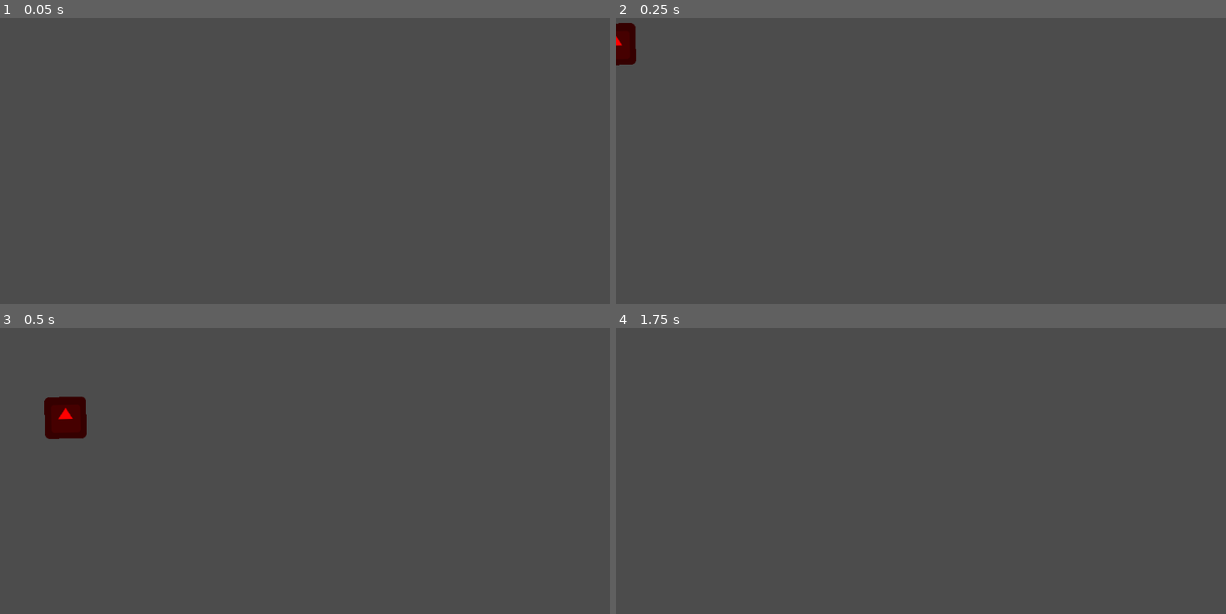
Above: before the commit, frames 1-4 (two rows, left to right).
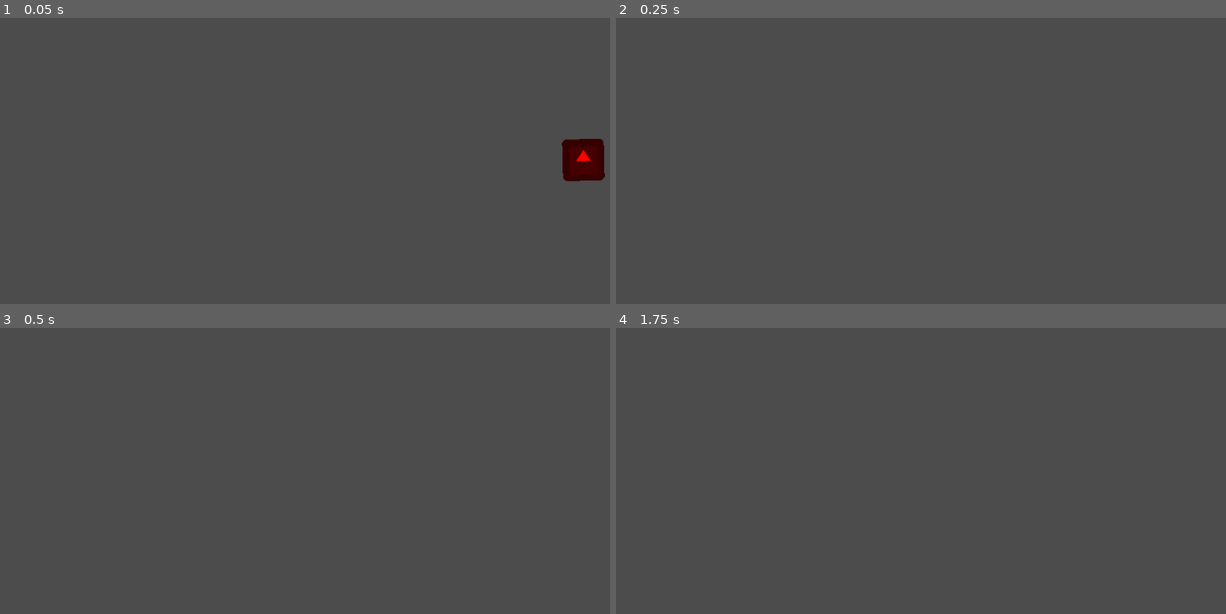
Above: after the commit, the same moments.

Repository: patan3/banana
Game: Godot game, scene res://Template1_2dCharacter/src/Enemy/EnemyPath2D.tscn
Two runs of this game, one before a commit and one after it. Both use one fixed random seed, a clock stepped at 60 frames per second and the inputs below. The project has no main scene, so this scene is started directly. The engine's default icon, where the game draws it, is replaced by a stand-in: a white triangle on a blue panel in a dark square.
Inputs (mouse positions are in pixels of both pictures, inside the frame that each line leads up to):
- Up to frame 1 (0.05 s): no input
- Up to frame 2 (0.25 s): no input
- Up to frame 3 (0.5 s): no input
- Up to frame 4 (1.75 s): move the mouse to (914, 496) at 0.52 s; hold W (up) 0.53-1.28 s; hold D (right) from 0.53 s (still down); move the mouse to (1146, 476) at 1.27 s; tap Space (slide) at 1.35 s; tap W (up) at 1.52, 1.55 s

The runs differ from the first frame. In frame 1, 1.0% of the frame differs, in the area x 92-100%, y 42-58%; in frame 2, 0.5%; in frame 3, 1.0%, in the area x 7-15%, y 23-39%; in frame 4, nothing differs.

Commit message:
Updated Player & Enemy Logic

Diff:
--- a/Template1_2dCharacter/src/Enemy/EnemyTmp.gd
+++ b/Template1_2dCharacter/src/Enemy/EnemyTmp.gd
@@ -4,20 +4,28 @@
 
 export var speed = Vector2(400,400)
 
+onready var _initial_position: = global_position
+
+onready var animation_player: AnimationPlayer = get_node("AnimationPlayer")
+
 
 export var is_active: bool = true setget set_is_active
 
 func _ready():
-	connect("body_entered", self, "_on_EnemyTmp_body_entered")
+	connect("area_entered", self, "_on_EnemyTmp_area_entered")
+	animation_player.connect("animation_finished", self, "_on_AnimationPlayer_animation_finished")
 
 
 func _physics_process(delta):
-	position += speed * delta
+	position += _initial_position + speed * delta
 
 
+func _on_AnimationPlayer_animation_finished(anim_name: String):
+	if anim_name == "flip":
+		queue_free()
 
-func _on_EnemyTmp_body_entered(body: Node):
-	if body.name == "Player":
+func _on_EnemyTmp_area_entered(area: Area2D):
+	if area.name == "EnemyDetector":
 		emit_signal("player_entered")
 		is_active = false
 
--- a/Template1_2dCharacter/src/Enemy/EnemyTmp.tscn
+++ b/Template1_2dCharacter/src/Enemy/EnemyTmp.tscn
@@ -1,10 +1,81 @@
-[gd_scene load_steps=4 format=2]
+[gd_scene load_steps=7 format=2]
 
 [ext_resource path="res://icon.png" type="Texture" id=1]
 [ext_resource path="res://Template1_2dCharacter/src/Enemy/EnemyTmp.gd" type="Script" id=2]
 
 [sub_resource type="CircleShape2D" id=1]
 radius = 46.0109
+
+[sub_resource type="Animation" id=2]
+length = 0.001
+tracks/0/type = "value"
+tracks/0/path = NodePath("Sprite:rotation_degrees")
+tracks/0/interp = 1
+tracks/0/loop_wrap = true
+tracks/0/imported = false
+tracks/0/enabled = true
+tracks/0/keys = {
+"times": PoolRealArray( 0 ),
+"transitions": PoolRealArray( 1 ),
+"update": 0,
+"values": [ 0.0 ]
+}
+tracks/1/type = "value"
+tracks/1/path = NodePath("Sprite:position")
+tracks/1/interp = 1
+tracks/1/loop_wrap = true
+tracks/1/imported = false
+tracks/1/enabled = true
+tracks/1/keys = {
+"times": PoolRealArray( 0 ),
+"transitions": PoolRealArray( 1 ),
+"update": 0,
+"values": [ Vector2( 0, 0 ) ]
+}
+
+[sub_resource type="Animation" id=3]
+resource_name = "flip"
+length = 0.75
+tracks/0/type = "value"
+tracks/0/path = NodePath("Sprite:rotation_degrees")
+tracks/0/interp = 1
+tracks/0/loop_wrap = true
+tracks/0/imported = false
+tracks/0/enabled = true
+tracks/0/keys = {
+"times": PoolRealArray( 0, 0.5 ),
+"transitions": PoolRealArray( -2, 1 ),
+"update": 0,
+"values": [ 0.0, -42.7893 ]
+}
+tracks/1/type = "value"
+tracks/1/path = NodePath("Sprite:position")
+tracks/1/interp = 1
+tracks/1/loop_wrap = true
+tracks/1/imported = false
+tracks/1/enabled = true
+tracks/1/keys = {
+"times": PoolRealArray( 0, 0.3, 0.5, 0.7 ),
+"transitions": PoolRealArray( -2, 1, -2, 1 ),
+"update": 0,
+"values": [ Vector2( 0, 0 ), Vector2( 0, -62 ), Vector2( 0, -51 ), Vector2( 0, -62 ) ]
+}
+
+[sub_resource type="Animation" id=4]
+resource_name = "idle"
+loop = true
+tracks/0/type = "value"
+tracks/0/path = NodePath("Sprite:position")
+tracks/0/interp = 1
+tracks/0/loop_wrap = true
+tracks/0/imported = false
+tracks/0/enabled = true
+tracks/0/keys = {
+"times": PoolRealArray( 0, 0.5 ),
+"transitions": PoolRealArray( -2, 2 ),
+"update": 0,
+"values": [ Vector2( 0, 0 ), Vector2( 0, -16 ) ]
+}
 
 [node name="EnemyTmp" type="Area2D" groups=["enemies"]]
 modulate = Color( 1, 0, 0, 1 )
@@ -16,3 +87,9 @@
 
 [node name="CollisionShape2D" type="CollisionShape2D" parent="."]
 shape = SubResource( 1 )
+
+[node name="AnimationPlayer" type="AnimationPlayer" parent="."]
+autoplay = "idle"
+anims/RESET = SubResource( 2 )
+anims/flip = SubResource( 3 )
+anims/idle = SubResource( 4 )
--- a/Template1_2dCharacter/src/Player/EnemyDetector.gd
+++ b/Template1_2dCharacter/src/Player/EnemyDetector.gd
@@ -2,11 +2,17 @@
 
 var enemy_collected: Array
 
-# Called when the node enters the scene tree for the first time.
-func _ready():
-	connect("area_entered", self, "_on_EnemyDetector_area_entered")
+export var is_active: bool = false setget set_is_active
 
-func _on_EnemyDetector_area_entered(area: Area2D):
-	if area.is_in_group("enemies"):
-#		area.follow_player_position(true)
-		enemy_collected.append(area)
+## Called when the node enters the scene tree for the first time.
+#func _ready():
+#	connect("area_entered", self, "_on_EnemyDetector_area_entered")
+#
+#func _on_EnemyDetector_area_entered(area: Area2D):
+#	if area.is_in_group("enemies"):
+#		enemy_collected.append(area)
+
+
+func set_is_active(value: bool):
+	is_active = value
+	get_node("CollisionShape2D").set_deferred("disabled", not value)
--- a/Template1_2dCharacter/src/Player/EnemyDetector.tscn
+++ b/Template1_2dCharacter/src/Player/EnemyDetector.tscn
@@ -6,6 +6,7 @@
 radius = 37.3363
 
 [node name="EnemyDetector" type="Area2D"]
+modulate = Color( 0, 1, 0.0156863, 1 )
 collision_layer = 0
 collision_mask = 2
 script = ExtResource( 1 )
@@ -13,3 +14,4 @@
 [node name="CollisionShape2D" type="CollisionShape2D" parent="."]
 modulate = Color( 0.00784314, 1, 0, 1 )
 shape = SubResource( 1 )
+disabled = true
--- a/Template1_2dCharacter/src/Player/Player.gd
+++ b/Template1_2dCharacter/src/Player/Player.gd
@@ -3,6 +3,7 @@
 
 onready var state_machine: StateMachine = $StateMachine
 onready var skin: = $Skin
+onready var enemy_detector: Area2D = $EnemyDetector
 
 onready var collider: CollisionShape2D = $CollisionShape2D
 
--- a/Template1_2dCharacter/src/Player/Player.tscn
+++ b/Template1_2dCharacter/src/Player/Player.tscn
@@ -1,7 +1,8 @@
-[gd_scene load_steps=13 format=2]
+[gd_scene load_steps=14 format=2]
 
 [ext_resource path="res://Template1_2dCharacter/src/Player/Player.gd" type="Script" id=1]
 [ext_resource path="res://Template1_2dCharacter/src/Player/States/Slide.gd" type="Script" id=2]
+[ext_resource path="res://Template1_2dCharacter/src/Player/EnemyDetector.tscn" type="PackedScene" id=3]
 [ext_resource path="res://Template1_2dCharacter/src/Player/Skin.tscn" type="PackedScene" id=4]
 [ext_resource path="res://Template1_2dCharacter/src/Main/StateMachine/StateMachine.gd" type="Script" id=5]
 [ext_resource path="res://Template1_2dCharacter/src/Player/States/Move.gd" type="Script" id=6]
@@ -62,4 +63,6 @@
 [node name="Die" type="Node" parent="StateMachine"]
 script = ExtResource( 13 )
 
+[node name="EnemyDetector" parent="." instance=ExtResource( 3 )]
+
 [editable path="Skin"]
--- a/Template1_2dCharacter/src/Player/States/Slide.gd
+++ b/Template1_2dCharacter/src/Player/States/Slide.gd
@@ -25,6 +25,7 @@
 	var move: = get_parent()
 	move.enter(msg)
 	owner.skin.play("run_naked")
+	owner.enemy_detector.is_active = true
 	move.friction = slide_friction
 	move.max_speed = max_speed_friction
 #### Old code to take as reference ####
@@ -37,6 +38,7 @@
 
 func exit() -> void:
 	var move: = get_parent()
+	owner.enemy_detector.is_active = false
 	move.friction = move.friction_default
 	move.max_speed = move.max_speed_default
 	move.exit()
--- a/Template1_2dCharacter/src/Playground.tscn
+++ b/Template1_2dCharacter/src/Playground.tscn
@@ -1,6 +1,7 @@
-[gd_scene load_steps=3 format=2]
+[gd_scene load_steps=4 format=2]
 
 [ext_resource path="res://Template1_2dCharacter/src/Player/Player.tscn" type="PackedScene" id=1]
+[ext_resource path="res://Template1_2dCharacter/src/Enemy/EnemyTmp.tscn" type="PackedScene" id=2]
 
 [sub_resource type="CircleShape2D" id=2]
 radius = 192.0
@@ -18,5 +19,33 @@
 [node name="Player" parent="." instance=ExtResource( 1 )]
 position = Vector2( 977, 745 )
 
+[node name="EnemyTmp" parent="." instance=ExtResource( 2 )]
+position = Vector2( 402, 587 )
+speed = Vector2( 200, 0 )
+
+[node name="EnemyTmp2" parent="." instance=ExtResource( 2 )]
+position = Vector2( 333, 647 )
+speed = Vector2( 180, 0 )
+
+[node name="EnemyTmp3" parent="." instance=ExtResource( 2 )]
+position = Vector2( 468, 686 )
+speed = Vector2( 230, 0 )
+
+[node name="EnemyTmp4" parent="." instance=ExtResource( 2 )]
+position = Vector2( 315, 806 )
+speed = Vector2( 200, 0 )
+
+[node name="EnemyTmp5" parent="." instance=ExtResource( 2 )]
+position = Vector2( 369, 857 )
+speed = Vector2( 250, 0 )
+
+[node name="EnemyTmp6" parent="." instance=ExtResource( 2 )]
+position = Vector2( 429, 785 )
+speed = Vector2( 150, 0 )
+
+[node name="EnemyTmp7" parent="." instance=ExtResource( 2 )]
+position = Vector2( 309, 929 )
+speed = Vector2( 100, 0 )
+
 [editable path="Player"]
 [editable path="Player/Skin"]
